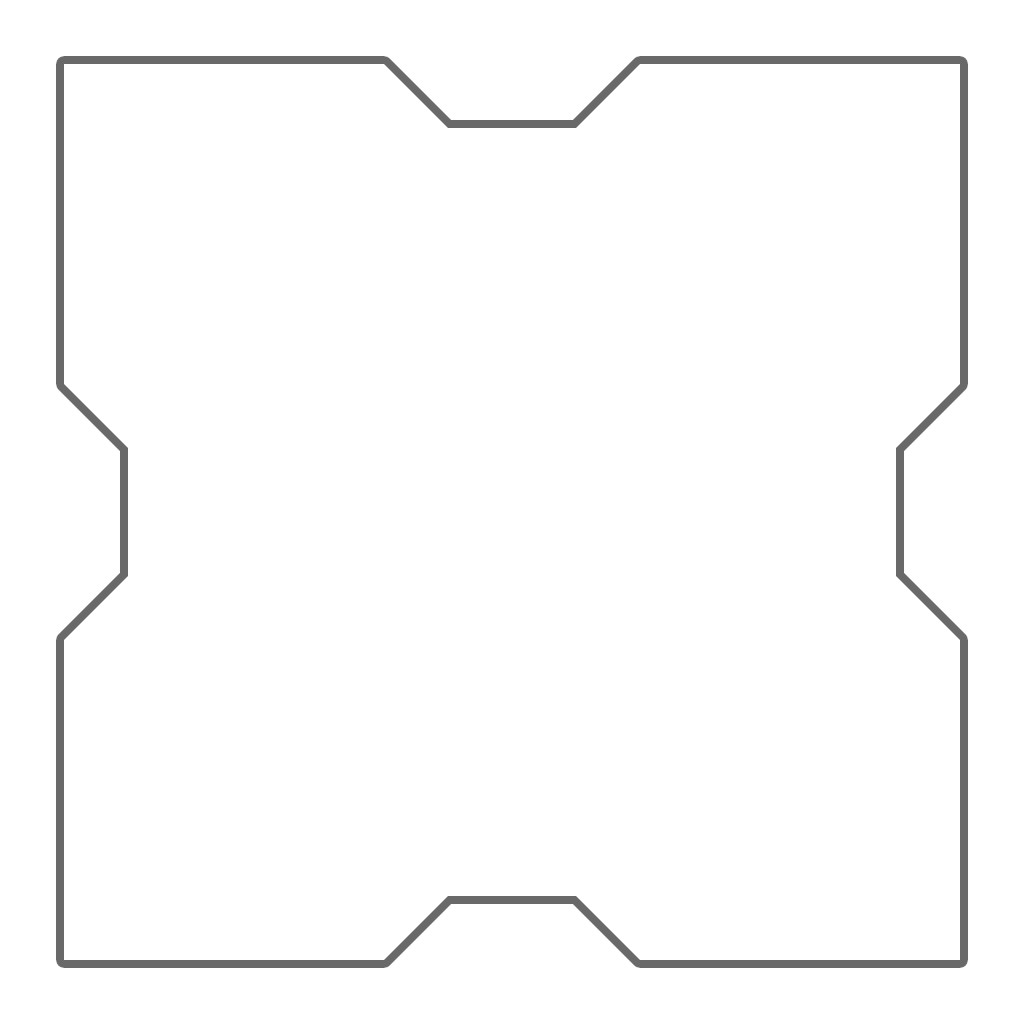
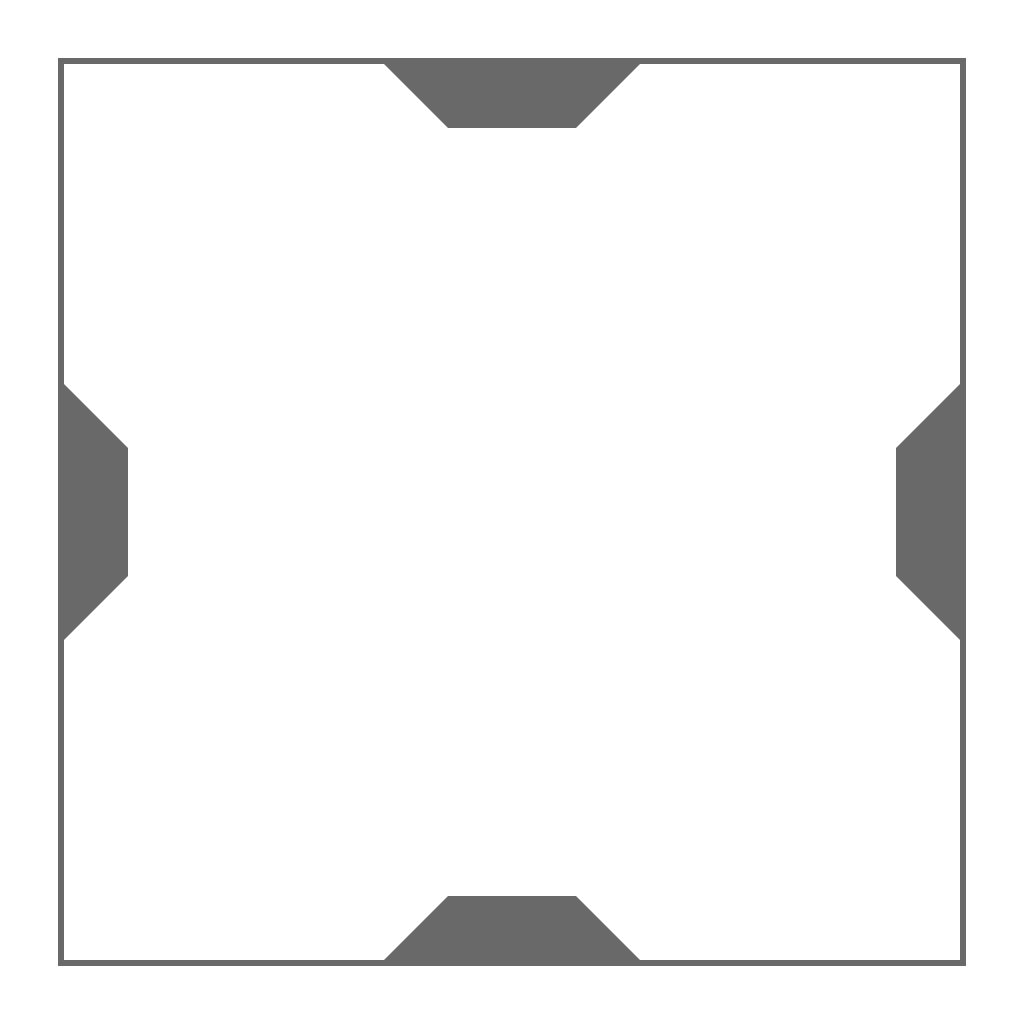
Comparing the layer stacks of the two 1024×1024 images. Changes:
added layer "Layer 2" over box(58, 58, 966, 966)
